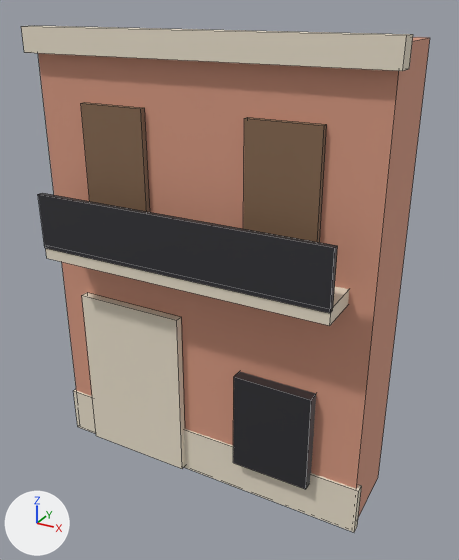
An edit to the FBX model RutaSegura/Assets/_Project/Models/Architecture/SM_Fachada_Colonial_B.fbx, drawn before and after from the same camera.
Both versions are drawn from a 50 mm camera at (5.14, -8.24, 8.27) aimed at (0.24, 0.68, 3.82). The lights are fixed; the arrows at lower left show +X, +Y and +Z. The first picture is the older version. Mesh edges are drawn as thin lines.

The first picture shows 'SM_Fachada_Colonial_B'.
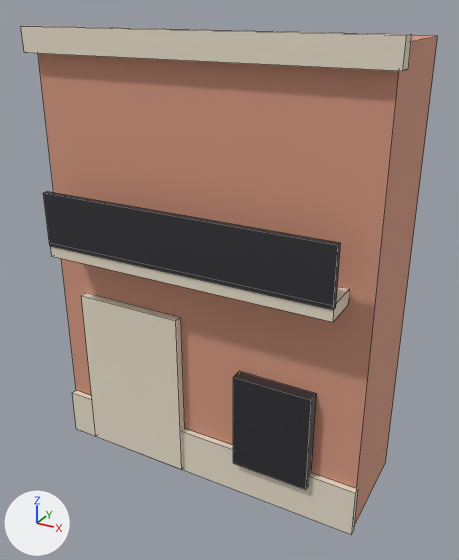
What changed in the scene script:
```text
Change me_cube:
    used by ob_sm_fachada_colonial_b; location = (0.0, 0.0, 0.0)
    remove me_cube.from_pydata(...)  # 80 vertices, 60 faces; spans x -3.1..3.1, y -0.77..1.5, z 0.0..7.9
    add me_cube.from_pydata(...)  # 64 vertices, 48 faces; spans x -3.1..3.1, y -0.65..2.0, z 0.0..7.9
    me_cube part 1: a new loose piece, a box spanning x -3.03..3.03, y -0.1..0.02, z 0.0..0.9, in mat_m_muro_cantera (pale yellow #eadfcb)
    me_cube part 2: the loose piece of 8 vertices spanning x -2.45..-0.35, y -0.14..0.02, z 0.05..3.25 is moved by (0.0, -0.02, 0.0)
    me_cube part 3: a new loose piece, a box spanning x 0.8..2.2, y -0.21..0.01, z 0.7..2.5, in mat_m_herreria_negra (dark grey #505055)
    me_cube part 4: a new loose piece, a box spanning x -2.6..2.6, y -0.62..0.02, z 4.18..4.43, in mat_m_muro_cantera (pale yellow #eadfcb)
    me_cube part 5: the loose piece of 8 vertices spanning x -2.6..2.6, y -0.77..-0.67, z 4.38..5.32 is moved by (0.0, 0.12, 0.0)
    me_cube part 6: the loose piece of 8 vertices spanning x 0.9..2.1, y -0.09..0.01, z 4.45..6.75 is deleted
    me_cube part 7: the loose piece of 8 vertices spanning x -3.05..3.05, y -0.04..0.12, z 0.0..0.9 is deleted
    me_cube part 8: the loose piece of 8 vertices spanning x -2.6..2.6, y -0.75..0.05, z 4.18..4.43 is deleted
    me_cube part 9: the loose piece of 8 vertices spanning x -2.1..-0.9, y -0.09..0.01, z 4.45..6.75 is deleted
    me_cube part 10
    8 vertices are removed from x -3.1..3.1, y 0.1..1.5, z 0.0..7.9
    10 faces are deleted
    8 vertices are added at x -3.1..3.1, y 0.05..2.0, z 0.0..7.9
    5 new faces join them, mat_m_muro_terracota (beige #d79981)
    5 new faces join them, mat_m_muro_cantera (pale yellow #eadfcb)
    other edits to the shape of me_cube do not show in these pictures
```

Where the change shows, as pixel boxes (x1, y1, x2, y2) in the pictures (459 x 560 px; the box of a moved part takes in the faces that stretch with it):
'SM_Fachada_Colonial_B', reshaped: before (21, 26, 430, 532); after (21, 26, 438, 534)
part 1 of me_cube, added (pale yellow): after (72, 390, 358, 534)
part 2 of me_cube, moved or reshaped: before (82, 293, 185, 469); after (81, 293, 185, 470)
part 3 of me_cube, added: after (233, 371, 316, 489)
part 4 of me_cube, added (pale yellow): after (51, 246, 349, 322)
part 5 of me_cube, moved or reshaped: before (38, 193, 338, 313); after (43, 191, 341, 310)
part 6 of me_cube, deleted (brown): before (243, 117, 327, 242)
part 7 of me_cube, deleted (pale yellow): before (73, 389, 362, 532)
part 8 of me_cube, deleted (pale yellow): before (46, 248, 349, 326)
part 9 of me_cube, deleted (brown): before (81, 103, 150, 212)
part 10 of me_cube, moved or reshaped: before (36, 26, 430, 517); after (35, 26, 438, 523)
